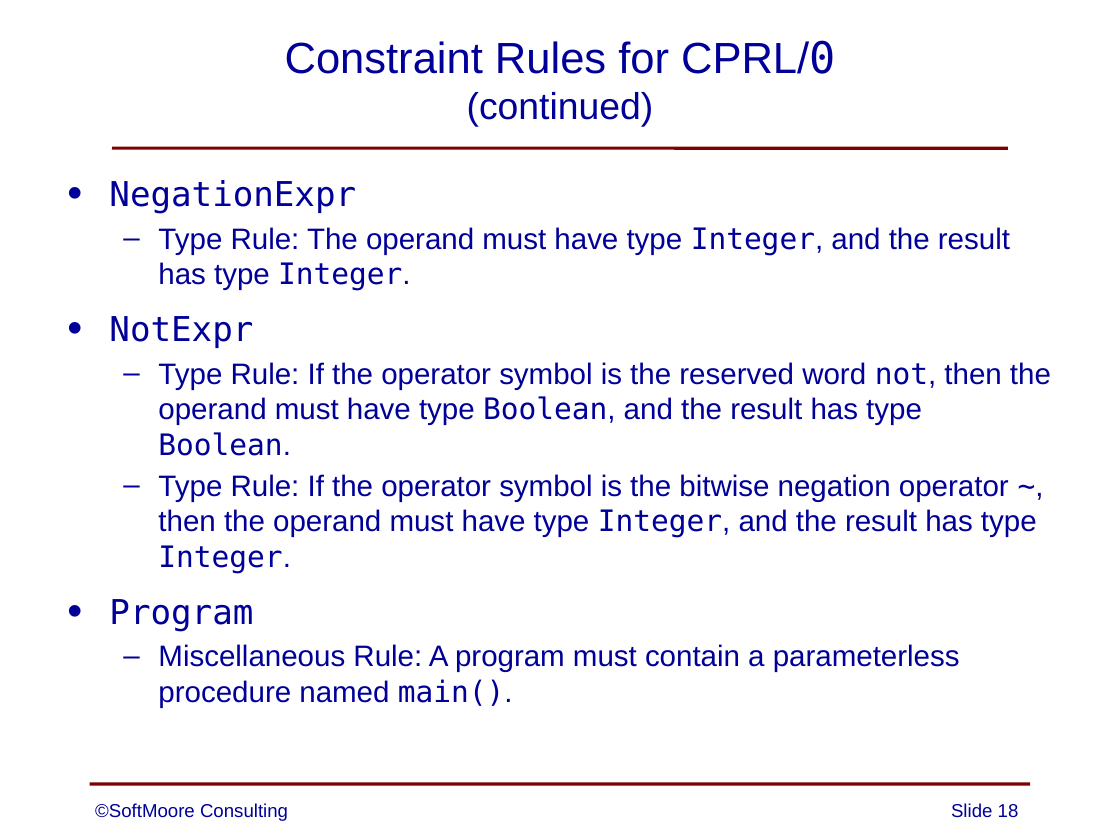
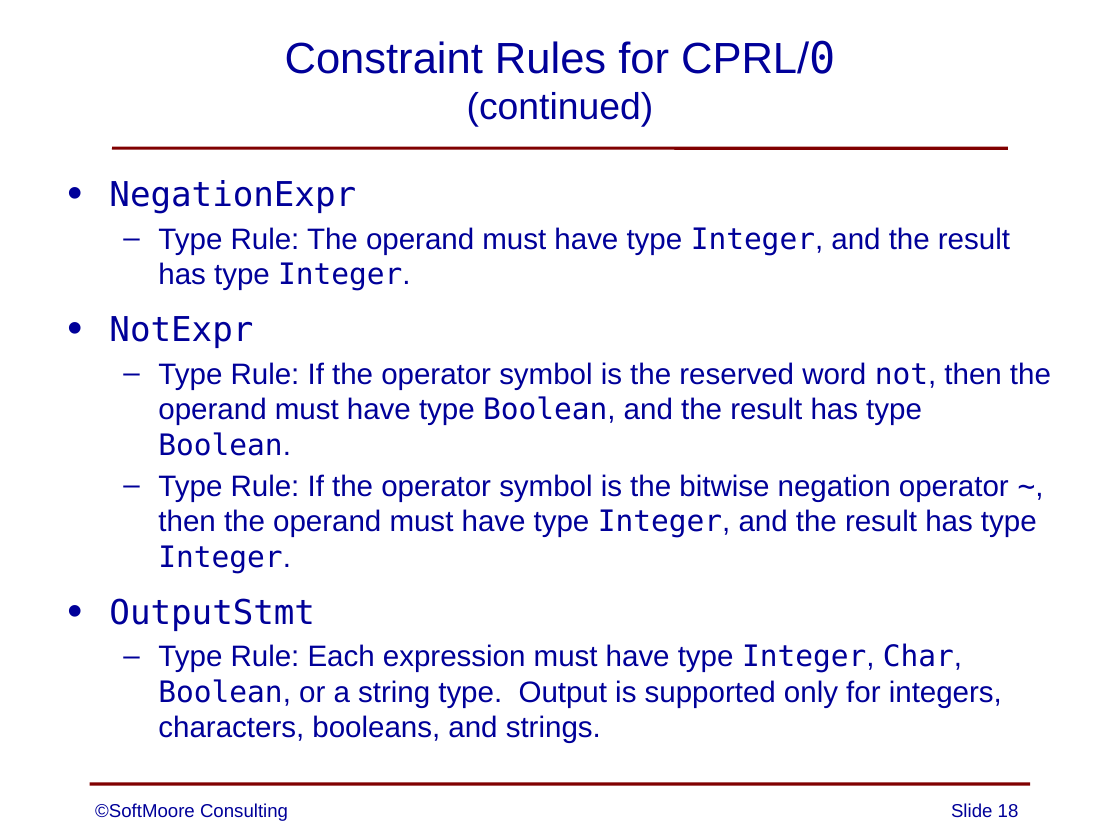
Before and after one commit to SoftMoore/CPRL-Java-4th, a slide deck: slide 18 of PowerPoints/09 - Constraint Analysis.pptx. Drawn at 1120x840 pixels with LibreOffice and Linux fonts; fonts in the diff are those of the drawing. Boxes give left, top, right and bottom in pixels: in the first picture for what was removed or moved away, otherwise in the second. Text is boxed around its words. In the diff, an @@ line names an element or a change of style, - is before the commit and + after.

```diff
--- a/PowerPoints/09 - Constraint Analysis.pptx
+++ b/PowerPoints/09 - Constraint Analysis.pptx
@@ text at (109, 598, 1002, 743): text changed @@
-• Program
-  – Miscellaneous Rule: A program must contain a parameterless procedure named main().
+• OutputStmt
+  – Type Rule: Each expression must have type Integer, Char, Boolean, or a string type. Output is supported only for integers, characters, booleans, and strings.
```
Also in this commit, not shown: 5 other slides changed.
